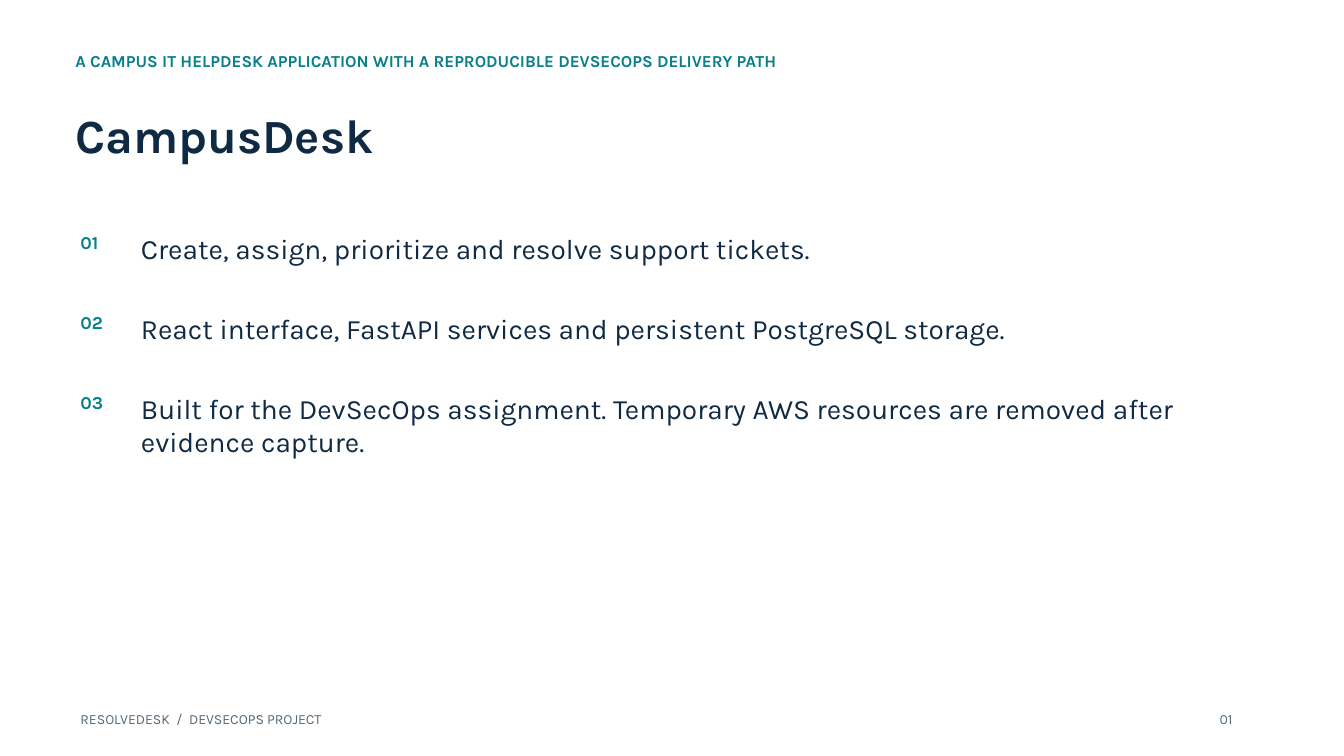
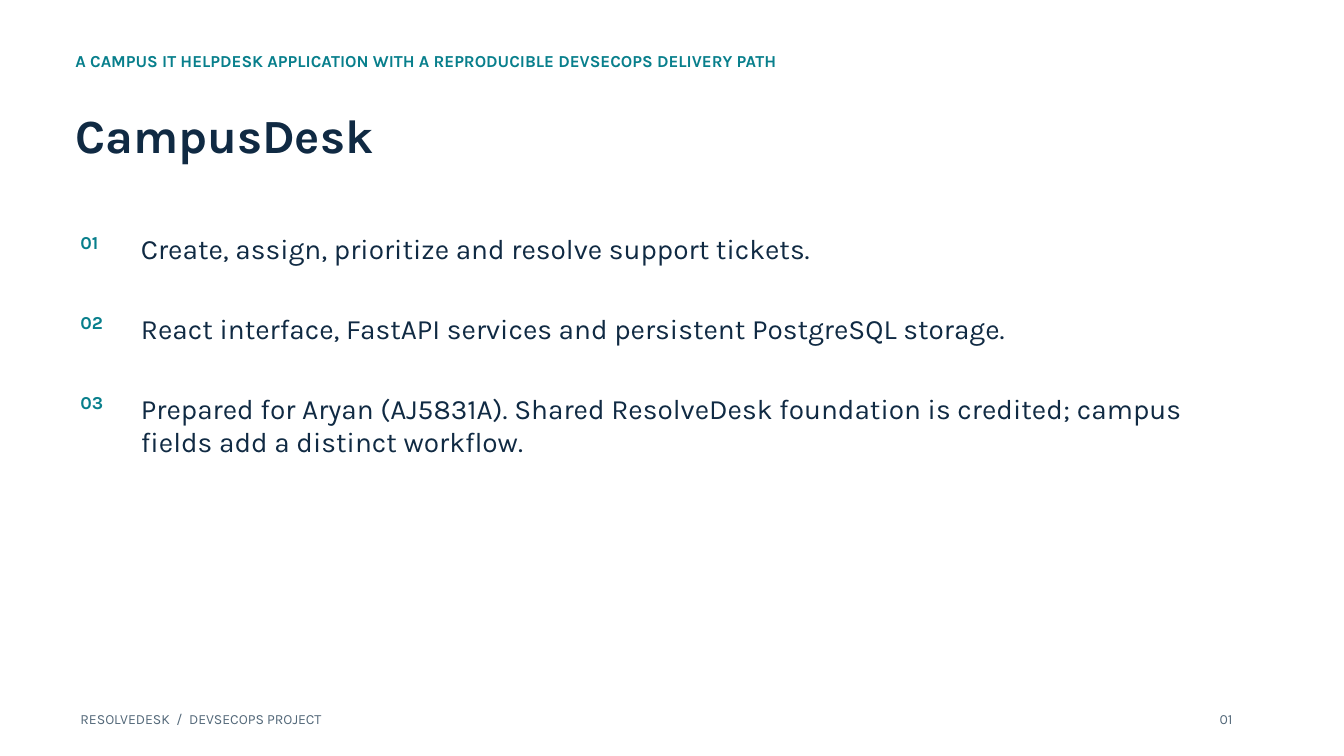
Before and after one commit to AJ5831A/campusdesk-devsecops, a slide deck: slide 1 of demo/presentation.pptx. Drawn at 1344x756 pixels with LibreOffice and Linux fonts; fonts in the diff are those of the drawing. Boxes give left, top, right and bottom in pixels: in the first picture for what was removed or moved away, otherwise in the second. Text is boxed around its words. In the diff, an @@ line names an element or a change of style, - is before the commit and + after.

Commit message:
Verify campus workflow and promote first scanned release with isolated dashboard guidance

```diff
--- a/demo/presentation.pptx
+++ b/demo/presentation.pptx
@@ text at [141,399,1181,453]: text changed @@
-Built for the DevSecOps assignment. Temporary AWS resources are removed after evidence capture.
+Prepared for Aryan (AJ5831A). Shared ResolveDesk foundation is credited; campus fields add a distinct workflow.
```
Also in this commit, not shown: 1 other slide changed, 6 other files.
